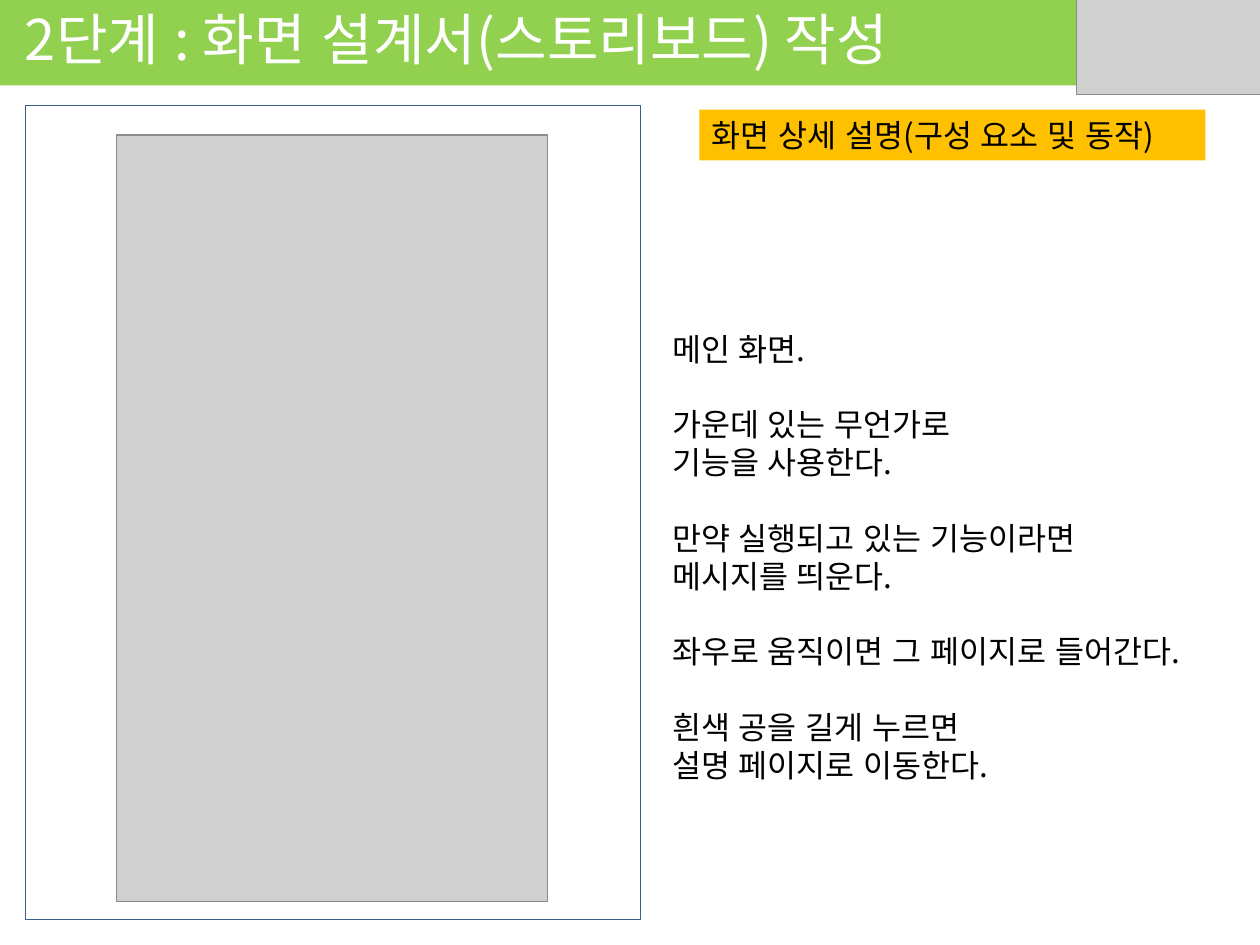
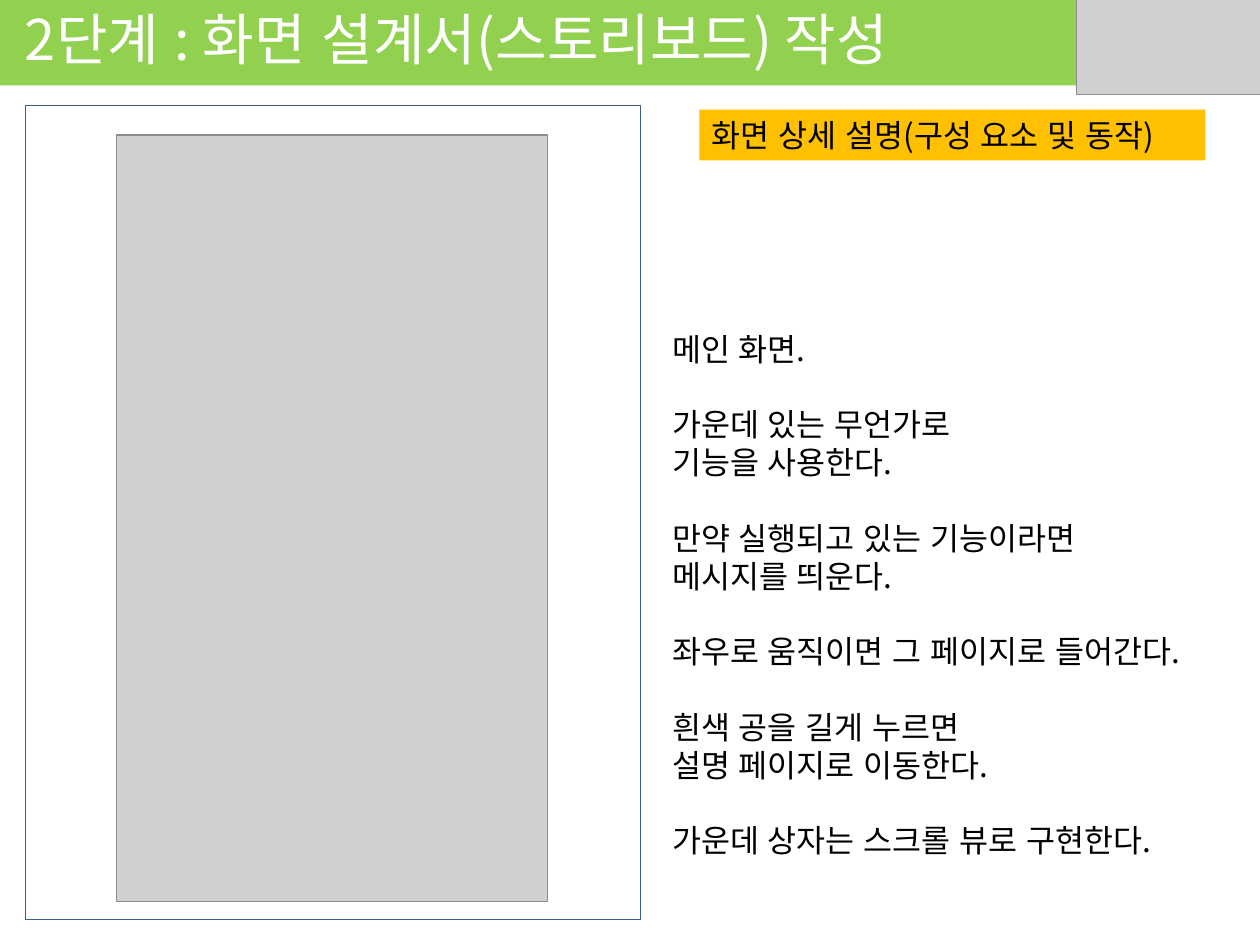
Before and after one commit to Las-Wonho/APP_2018_1, a slide deck: slide 3 of 기획 발표.pptx. Drawn at 1260x945 pixels with LibreOffice and Linux fonts; fonts in the diff are those of the drawing; grey boxes stand for pictures. Boxes give left, top, right and bottom in pixels: in the first picture for what was removed or moved away, otherwise in the second. Text is boxed around its words. In the diff, an @@ line names an element or a change of style, - is before the commit and + after.

```diff
--- a/기획 발표.pptx
+++ b/기획 발표.pptx
@@ text at <box>672,826,1151,855</box>: paragraph added @@
+가운데 상자는 스크롤 뷰로 구현한다.
```
Also in this commit, not shown: 2 slides added, 6 other files.
